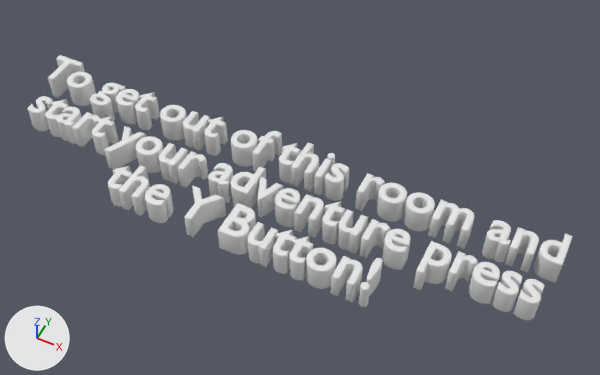
Before and after pictures for a commit that changed the Blender file Assets/Blender Models/Start.blend.
Camera for both pictures: a camera (50 mm lens) standing at (5.31, -9.1, 11.97) and looking at (0.56, 0.4, 0.09). Lighting does not change. The marker at lower left points along +X, +Y and +Z.

The first picture shows 'Text'.
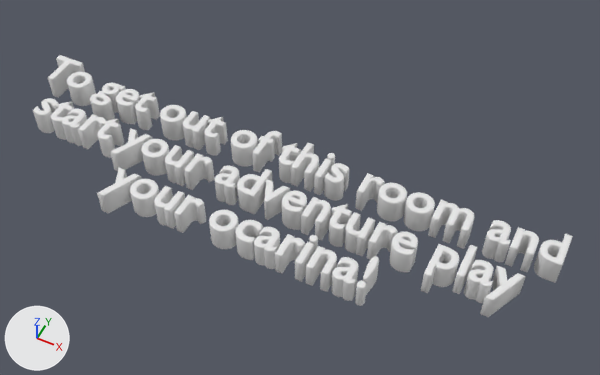
Pixel boxes (x1, y1, x2, y2) of what changed, in the pictures (600 x 375 px):
'Text', text changed: before (27, 55, 573, 320); after (33, 55, 573, 317)

The change, as a list of edits to the scene's bpy script:
```text
Change txt_text:
    txt_text.body: 'To get out of this room and \nstart your adventure press\nthe Y Button!' -> 'To get out of this room and \nstart your adventure play \nyour ocarina!'
```
